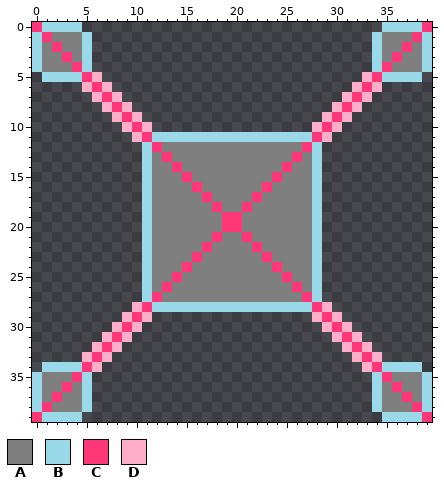
File history of a pixel-art sprite, resources/images/sprites/characters/half_base.png. That is the earlier state.
The file is 40x40 pixels. Colours within 5 levels of each other are drawn and written as one.
Palette (. is transparent): A #7f7f7f  B #99d9ea  C #ff3778  D #ffaec9
Pixels before, first column x 0:
 0 CBBBB..............................BBBBC
 1 BCAAAB............................BAAACB
 2 BACAAB............................BAACAB
 3 BAACAB............................BACAAB
 4 BAAACB............................BCAAAB
 5 .BBBBCD..........................DCBBBB.
 6 .....DCD........................DCD.....
 7 ......DCD......................DCD......
 8 .......DCD....................DCD.......
 9 ........DCD..................DCD........
10 .........DCD................DCD.........
11 ..........DCBBBBBBBBBBBBBBBBCD..........
12 ...........BCAAAAAAAAAAAAAACB...........
13 ...........BACAAAAAAAAAAAACAB...........
14 ...........BAACAAAAAAAAAACAAB...........
15 ...........BAAACAAAAAAAACAAAB...........
16 ...........BAAAACAAAAAACAAAAB...........
17 ...........BAAAAACAAAACAAAAAB...........
18 ...........BAAAAAACAACAAAAAAB...........
19 ...........BAAAAAAACCAAAAAAAB...........
20 ...........BAAAAAAACCAAAAAAAB...........
21 ...........BAAAAAACAACAAAAAAB...........
22 ...........BAAAAACAAAACAAAAAB...........
23 ...........BAAAACAAAAAACAAAAB...........
24 ...........BAAACAAAAAAAACAAAB...........
25 ...........BAACAAAAAAAAAACAAB...........
26 ...........BACAAAAAAAAAAAACAB...........
27 ...........BCAAAAAAAAAAAAAACB...........
28 ..........DCBBBBBBBBBBBBBBBBCD..........
29 .........DCD................DCD.........
30 ........DCD..................DCD........
31 .......DCD....................DCD.......
32 ......DCD......................DCD......
33 .....DCD........................DCD.....
34 .BBBBCD..........................DCBBBB.
35 BAAACB............................BCAAAB
36 BAACAB............................BACAAB
37 BACAAB............................BAACAB
38 BCAAAB............................BAAACB
39 CBBBB..............................BBBBC
Once edited:
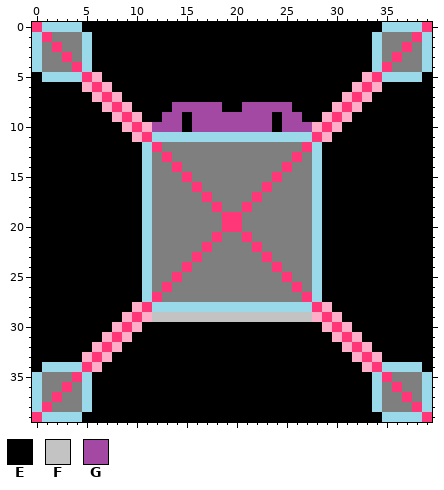
Colours new in this view: E #000000  F #c3c3c3  G #a349a4
Edits made:
Changed rows in their new state; - is an unchanged pixel.
first column x 0:
 0 -----EEEEEEEEEEEEEEEEEEEEEEEEEEEEEE-----
 1 ------EEEEEEEEEEEEEEEEEEEEEEEEEEEE------
 2 ------EEEEEEEEEEEEEEEEEEEEEEEEEEEE------
 3 ------EEEEEEEEEEEEEEEEEEEEEEEEEEEE------
 4 ------EEEEEEEEEEEEEEEEEEEEEEEEEEEE------
 5 E------EEEEEEEEEEEEEEEEEEEEEEEEEE------E
 6 EEEEE---EEEEEEEEEEEEEEEEEEEEEEEE---EEEEE
 7 EEEEEE---EEEEEEEEEEEEEEEEEEEEEE---EEEEEE
 8 EEEEEEE---EEEEGGGGGEEGGGGGEEEE---EEEEEEE
 9 EEEEEEEE---EEGGEGGGGGGGGEGGEE---EEEEEEEE
10 EEEEEEEEE---GGGEGGGGGGGGEGGG---EEEEEEEEE
11 EEEEEEEEEE--------------------EEEEEEEEEE
12 EEEEEEEEEEE------------------EEEEEEEEEEE
13 EEEEEEEEEEE------------------EEEEEEEEEEE
14 EEEEEEEEEEE------------------EEEEEEEEEEE
15 EEEEEEEEEEE------------------EEEEEEEEEEE
16 EEEEEEEEEEE------------------EEEEEEEEEEE
17 EEEEEEEEEEE------------------EEEEEEEEEEE
18 EEEEEEEEEEE------------------EEEEEEEEEEE
19 EEEEEEEEEEE------------------EEEEEEEEEEE
20 EEEEEEEEEEE------------------EEEEEEEEEEE
21 EEEEEEEEEEE------------------EEEEEEEEEEE
22 EEEEEEEEEEE------------------EEEEEEEEEEE
23 EEEEEEEEEEE------------------EEEEEEEEEEE
24 EEEEEEEEEEE------------------EEEEEEEEEEE
25 EEEEEEEEEEE------------------EEEEEEEEEEE
26 EEEEEEEEEEE------------------EEEEEEEEEEE
27 EEEEEEEEEEE------------------EEEEEEEEEEE
28 EEEEEEEEEE--------------------EEEEEEEEEE
29 EEEEEEEEE---FFFFFFFFFFFFFFFF---EEEEEEEEE
30 EEEEEEEE---EEEEEEEEEEEEEEEEEE---EEEEEEEE
31 EEEEEEE---EEEEEEEEEEEEEEEEEEEE---EEEEEEE
32 EEEEEE---EEEEEEEEEEEEEEEEEEEEEE---EEEEEE
33 EEEEE---EEEEEEEEEEEEEEEEEEEEEEEE---EEEEE
34 E------EEEEEEEEEEEEEEEEEEEEEEEEEE------E
35 ------EEEEEEEEEEEEEEEEEEEEEEEEEEEE------
36 ------EEEEEEEEEEEEEEEEEEEEEEEEEEEE------
37 ------EEEEEEEEEEEEEEEEEEEEEEEEEEEE------
38 ------EEEEEEEEEEEEEEEEEEEEEEEEEEEE------
39 -----EEEEEEEEEEEEEEEEEEEEEEEEEEEEEE-----
